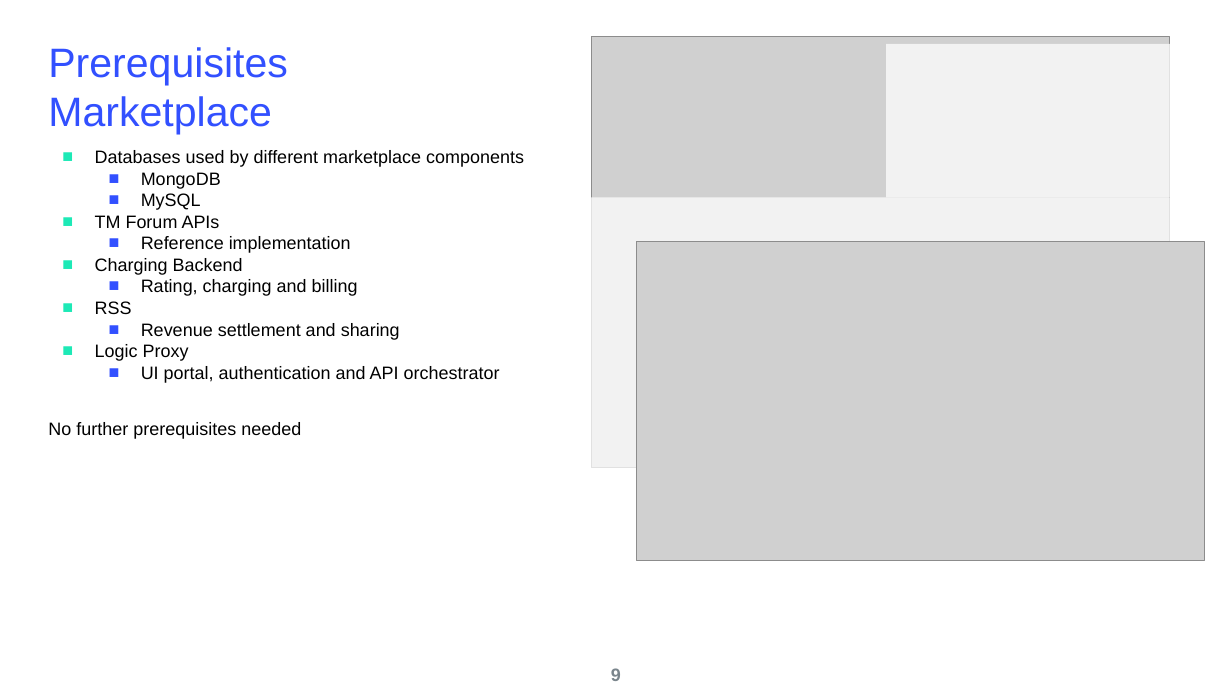
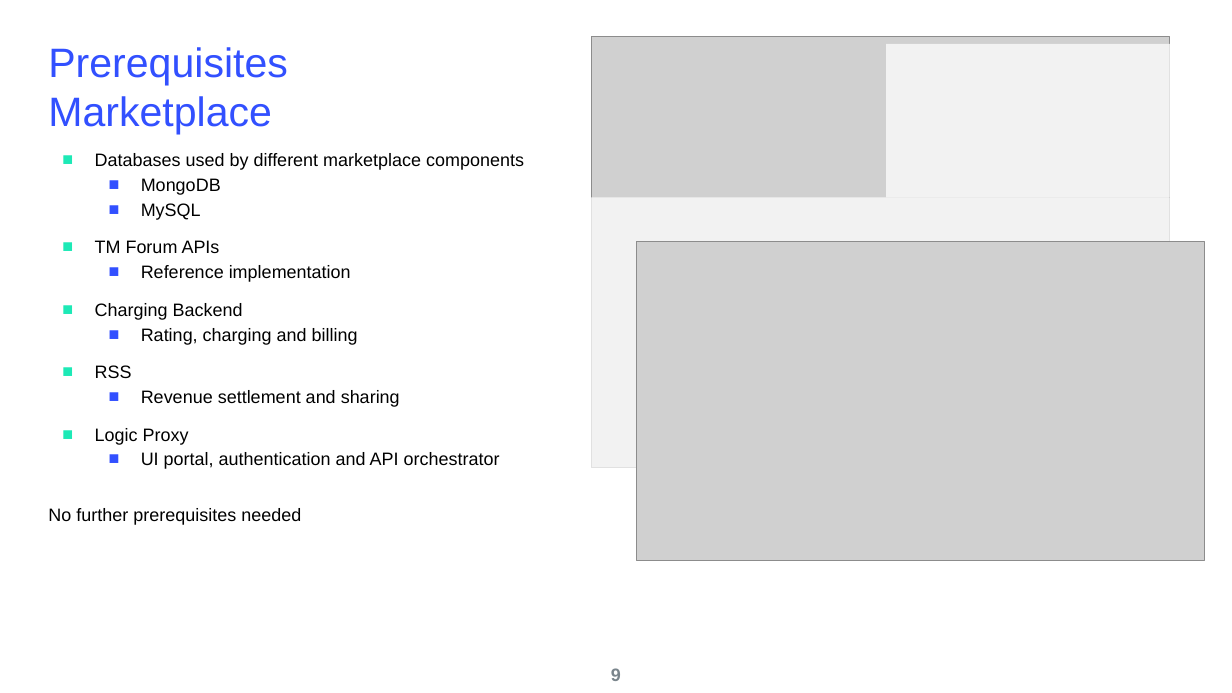
Before and after one commit to i4Trust/training, a slide deck: slide 10 of 2_Technology/Reference_Example-Detailed_walktrough/Slides_Walkthrough.pptx. Drawn at 1232x693 pixels with LibreOffice and Linux fonts; fonts in the diff are those of the drawing; grey boxes stand for pictures; background and template pictures are left out. Boxes give left, top, right and bottom in pixels: in the first picture for what was removed or moved away, otherwise in the second. Text is boxed around its words. In the diff, an @@ line names an element or a change of style, - is before the commit and + after.

```diff
--- a/2_Technology/Reference_Example-Detailed_walktrough/Slides_Walkthrough.pptx
+++ b/2_Technology/Reference_Example-Detailed_walktrough/Slides_Walkthrough.pptx
@@ text at bbox=[95, 153, 524, 469]: line spacing 1 to 1.15; more space between paragraphs @@
```
Also in this commit, not shown: 7 other slides changed, 1 slide added, 1 other file.
